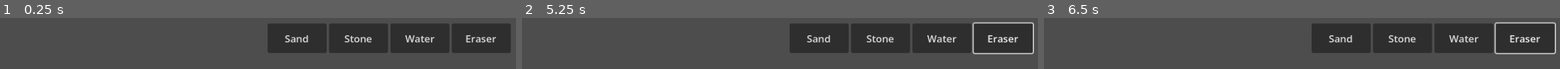
Above: before the commit, frames 1-3 (left to right).
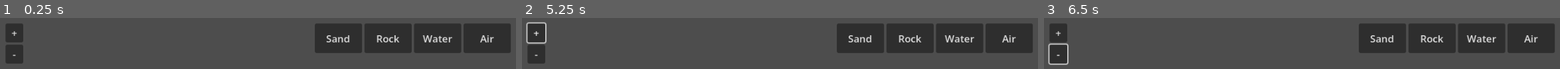
Above: after the commit, the same moments.

Repository: SachaJGregoire/sandbox
Game: Godot game, scene res://main.tscn
The game is run twice, just before and just after one commit, with the same random seed, the same clock (stepped at 60 frames per second) and the same inputs.
Inputs (mouse positions are in pixels of both pictures, inside the frame that each line leads up to):
- Up to frame 1 (0.25 s): no input
- Up to frame 2 (5.25 s): click "Sand" at 0.5 s; click "Stone" (after the commit: "Rock") at 1.25 s; click "Water" at 2 s; click "Eraser" (after the commit: "Air") at 2.75 s; click (537, 32) at 3.5 s, where only the run after the commit has a clickable "+"; click (537, 54) at 4.25 s, where only the run after the commit has a clickable "-"; move the mouse to (outside the picture) at 5.02 s; hold Up from 5.03 s (still down); tap R at 5.1 s; click (outside the picture) at 5.17 s
- Up to frame 3 (6.5 s): move the mouse to (outside the picture) at 5.77 s; release Up at 5.78 s; hold Down from 5.78 s (still down); tap R at 5.85 s

The runs differ from the first frame. In frame 1, 11% of the frame differs, in the area x 1-97%, y 11-90%; in frame 2, 12%, in the area x 0-100%, y 7-90%; in frame 3, 12%.

Commit message:
added hotkeys and brush_size controls, and water shimmer

Diff:
--- a/main.tscn
+++ b/main.tscn
@@ -27,42 +27,64 @@
 
 [node name="CanvasLayer" type="CanvasLayer" parent="TextureRect" unique_id=665484866]
 
-[node name="HBoxContainer" type="HBoxContainer" parent="TextureRect/CanvasLayer" unique_id=1491535583]
+[node name="RightHBoxContainer" type="HBoxContainer" parent="TextureRect/CanvasLayer" unique_id=1491535583]
 anchors_preset = 1
 anchor_left = 1.0
 anchor_right = 1.0
-offset_left = -432.0
+offset_left = -352.0
 offset_top = 24.0
-offset_right = -20.0
+offset_right = 60.0
 offset_bottom = 74.0
 grow_horizontal = 0
 
-[node name="SandButton" type="Button" parent="TextureRect/CanvasLayer/HBoxContainer" unique_id=2088457241]
-custom_minimum_size = Vector2(100, 30)
+[node name="SandButton" type="Button" parent="TextureRect/CanvasLayer/RightHBoxContainer" unique_id=2088457241]
+custom_minimum_size = Vector2(80, 30)
 layout_mode = 2
 size_flags_stretch_ratio = 0.0
 theme_override_font_sizes/font_size = 17
 text = "Sand"
 
-[node name="StoneButton" type="Button" parent="TextureRect/CanvasLayer/HBoxContainer" unique_id=1282805812]
-custom_minimum_size = Vector2(100, 30)
+[node name="RockButton" type="Button" parent="TextureRect/CanvasLayer/RightHBoxContainer" unique_id=1282805812]
+custom_minimum_size = Vector2(80, 30)
 layout_mode = 2
 theme_override_font_sizes/font_size = 17
-text = "Stone"
+text = "Rock"
 
-[node name="WaterButton" type="Button" parent="TextureRect/CanvasLayer/HBoxContainer" unique_id=1224822898]
-custom_minimum_size = Vector2(100, 30)
+[node name="WaterButton" type="Button" parent="TextureRect/CanvasLayer/RightHBoxContainer" unique_id=1224822898]
+custom_minimum_size = Vector2(80, 30)
 layout_mode = 2
 theme_override_font_sizes/font_size = 17
 text = "Water"
 
-[node name="AirButton" type="Button" parent="TextureRect/CanvasLayer/HBoxContainer" unique_id=1844384132]
-custom_minimum_size = Vector2(100, 30)
+[node name="AirButton" type="Button" parent="TextureRect/CanvasLayer/RightHBoxContainer" unique_id=1844384132]
+custom_minimum_size = Vector2(80, 30)
 layout_mode = 2
 theme_override_font_sizes/font_size = 17
-text = "Eraser"
+text = "Air"
 
-[connection signal="pressed" from="TextureRect/CanvasLayer/HBoxContainer/SandButton" to="TextureRect" method="select_sand"]
-[connection signal="pressed" from="TextureRect/CanvasLayer/HBoxContainer/StoneButton" to="TextureRect" method="select_stone"]
-[connection signal="pressed" from="TextureRect/CanvasLayer/HBoxContainer/WaterButton" to="TextureRect" method="select_water"]
-[connection signal="pressed" from="TextureRect/CanvasLayer/HBoxContainer/AirButton" to="TextureRect" method="select_air"]
+[node name="LeftVBoxContainer" type="VBoxContainer" parent="TextureRect/CanvasLayer" unique_id=1659679079]
+offset_left = 24.0
+offset_top = 24.0
+offset_right = 54.0
+offset_bottom = 94.0
+
+[node name="+" type="Button" parent="TextureRect/CanvasLayer/LeftVBoxContainer" unique_id=3208244]
+custom_minimum_size = Vector2(30, 30)
+layout_mode = 2
+size_flags_stretch_ratio = 0.0
+theme_override_font_sizes/font_size = 17
+text = "+"
+
+[node name="-" type="Button" parent="TextureRect/CanvasLayer/LeftVBoxContainer" unique_id=2033274631]
+custom_minimum_size = Vector2(30, 30)
+layout_mode = 2
+size_flags_stretch_ratio = 0.0
+theme_override_font_sizes/font_size = 17
+text = "-"
+
+[connection signal="pressed" from="TextureRect/CanvasLayer/RightHBoxContainer/SandButton" to="TextureRect" method="select_sand"]
+[connection signal="pressed" from="TextureRect/CanvasLayer/RightHBoxContainer/RockButton" to="TextureRect" method="select_stone"]
+[connection signal="pressed" from="TextureRect/CanvasLayer/RightHBoxContainer/WaterButton" to="TextureRect" method="select_water"]
+[connection signal="pressed" from="TextureRect/CanvasLayer/RightHBoxContainer/AirButton" to="TextureRect" method="select_air"]
+[connection signal="pressed" from="TextureRect/CanvasLayer/LeftVBoxContainer/+" to="TextureRect" method="increase_brush_size"]
+[connection signal="pressed" from="TextureRect/CanvasLayer/LeftVBoxContainer/-" to="TextureRect" method="decrease_brush_size"]
--- a/texture_rect.gd
+++ b/texture_rect.gd
@@ -21,7 +21,7 @@
 # Interactivity variables
 var selected_material: int = 1
 var is_drawing: bool = false
-var brush_size: float = 12.0
+var brush_size: float = 10
 
 func _ready():
 	rd = RenderingServer.get_rendering_device()
@@ -52,8 +52,7 @@
 	tex_rd.texture_rd_rid = textures[0]
 	texture = tex_rd
 
-	print("Ready! Controls:")
-	print("Left Click = Sand | Right Click = Wall | Esc = Erase | Space = Pause")
+	print("Ready!")
 
 func create_texture() -> RID:
 	var format = RDTextureFormat.new()
@@ -174,11 +173,26 @@
 
 func _unhandled_input(event):
 	if event is InputEventKey and event.pressed:
+
 		if event.keycode == KEY_SPACE:
 			is_frozen = !is_frozen
 			print("Simulation: ", "FROZEN" if is_frozen else "RUNNING")
 		elif event.keycode == KEY_ESCAPE:
 			do_reset = true
+
+		elif event.keycode == KEY_UP:
+			increase_brush_size()
+		elif event.keycode == KEY_DOWN:
+			decrease_brush_size()
+
+		elif event.keycode == KEY_S:
+			select_sand()
+		elif event.keycode == KEY_R:
+			select_stone()
+		elif event.keycode == KEY_W:
+			select_water()
+		elif event.keycode == KEY_A:
+			select_air()
 
 
 func _process(_delta: float) -> void:
@@ -228,15 +242,22 @@
 		print("Sand: ", counts[0], " Water: ", counts[1], " Stone: ", counts[2])
 
 
-func select_sand():
+func select_sand() -> void:
 	selected_material = 1
 	print("Material: SAND")
-func select_stone():
+func select_stone() -> void:
 	selected_material = 2
-	print("Material: STONE")
-func select_air():
+	print("Material: ROCK")
+func select_air() -> void:
 	selected_material = 3
 	print("Material: AIR")
-func select_water():
+func select_water() -> void:
 	selected_material = 4
 	print("Material: WATER")
+
+func increase_brush_size() -> void:
+	brush_size = clamp(brush_size + 2, 3, 30)
+	print("Brush size: ", brush_size)
+func decrease_brush_size() -> void:
+	brush_size = clamp(brush_size - 2, 3, 30)
+	print("Brush size: ", brush_size)
Not shown, changed: sand.glsl
